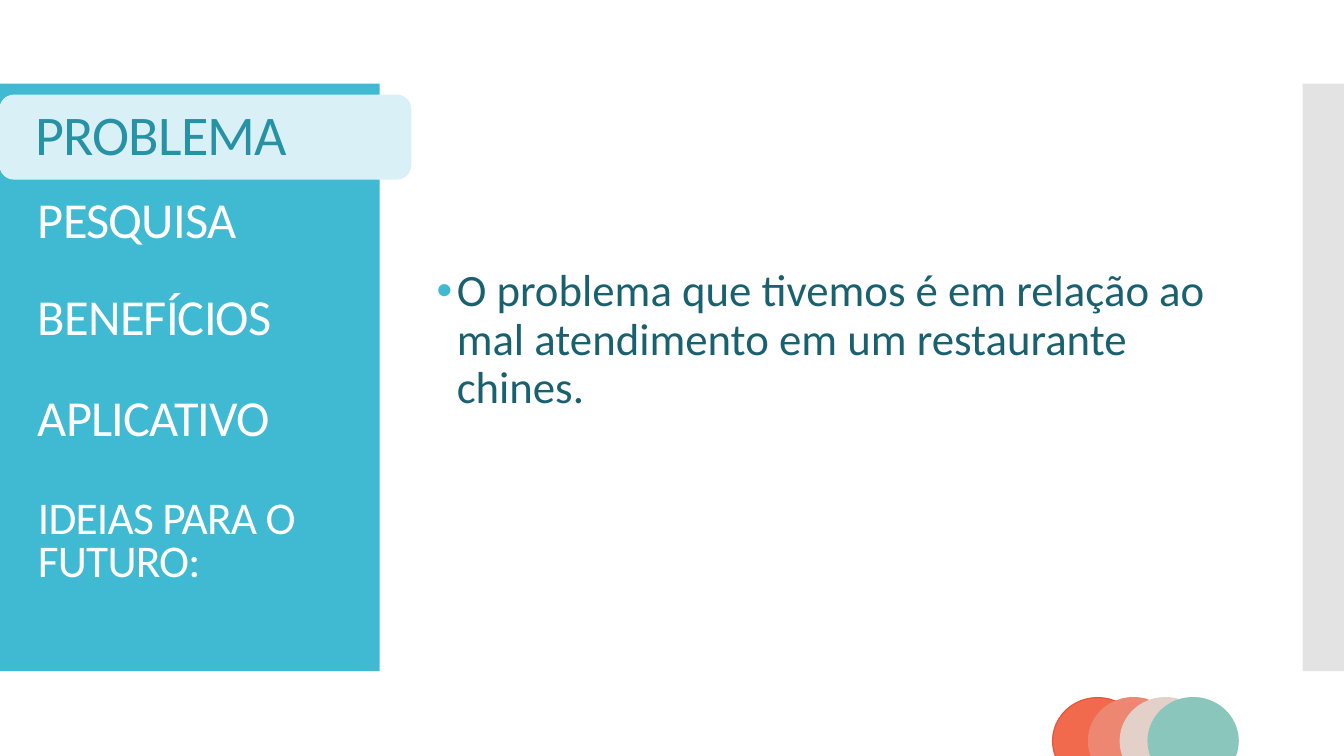
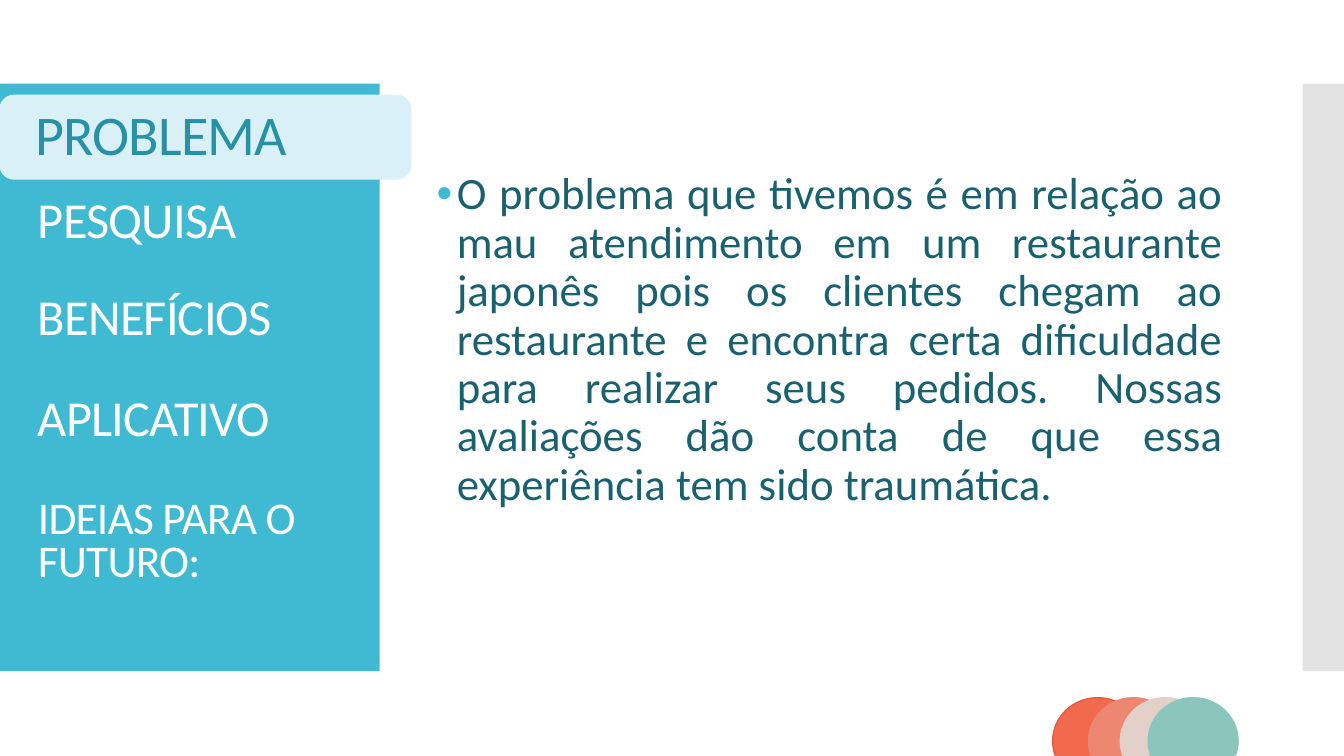
Before and after one commit to IsabelleNascimento25/SolucaoRestaurantejapones6, a slide deck: slide 2 of Apresentação.pptx. Drawn at 1344x756 pixels with LibreOffice and Linux fonts; fonts in the diff are those of the drawing. Boxes give left, top, right and bottom in pixels: in the first picture for what was removed or moved away, otherwise in the second. Text is boxed around its words. In the diff, an @@ line names an element or a change of style, - is before the commit and + after.

Commit message:
solução atendimento

```diff
--- a/Apresentação.pptx
+++ b/Apresentação.pptx
@@ text at (457,178,1222,508): text changed @@
-• O problema que tivemos é em relação ao mal atendimento em um restaurante chines.
+• O problema que tivemos é em relação ao mau atendimento em um restaurante japonês pois os clientes chegam ao restaurante e encontra certa dificuldade para realizar seus pedidos. Nossas avaliações dão conta de que essa experiência tem sido traumática.
```
Also in this commit, not shown: 2 other slides changed, 3 other files.
